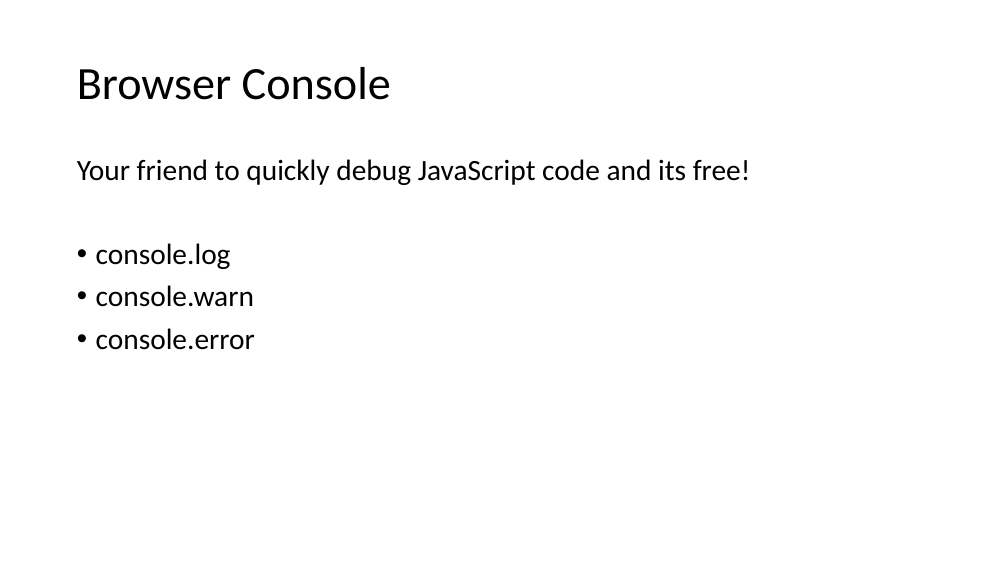
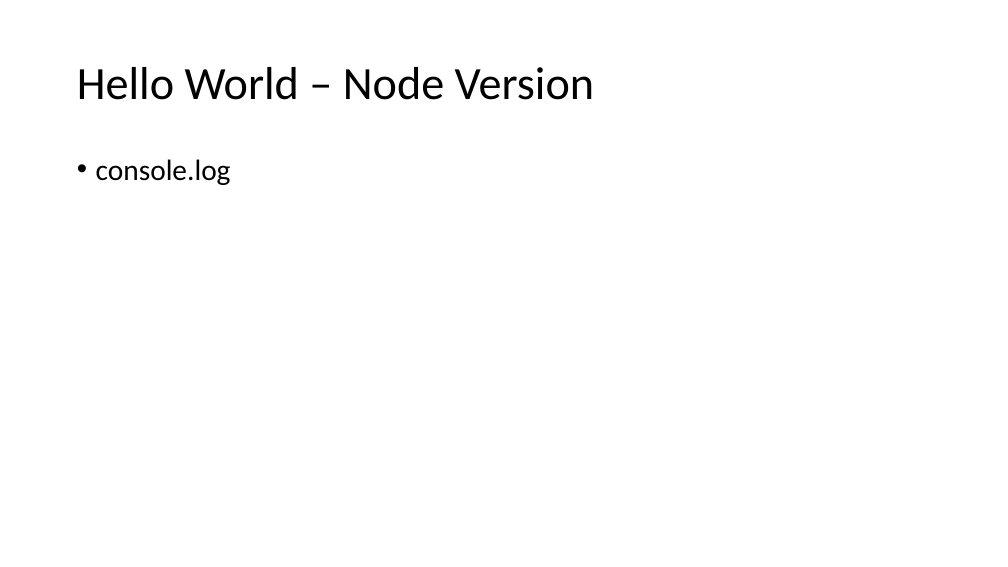
Before and after one commit to prasadhonrao/Training, a slide deck: slide 5 of Presentations/JavaScript - Language Features.pptx. Drawn at 1008x567 pixels with LibreOffice and Linux fonts; fonts in the diff are those of the drawing. Boxes give left, top, right and bottom in pixels: in the first picture for what was removed or moved away, otherwise in the second. Text is boxed around its words. In the diff, an @@ line names an element or a change of style, - is before the commit and + after.

```diff
--- a/Presentations/JavaScript - Language Features.pptx
+++ b/Presentations/JavaScript - Language Features.pptx
@@ title at (77, 67, 594, 100): text changed @@
-Browser Console
+Hello World – Node Version
@@ text at (77, 159, 751, 185): paragraph removed @@
-Your friend to quickly debug JavaScript code and its free!
@@ text at (96, 285, 255, 350): paragraphs removed @@
-• console.warn
-• console.error
```
Also in this commit, not shown: 7 other slides changed, 4 slides added, 1 other file.
